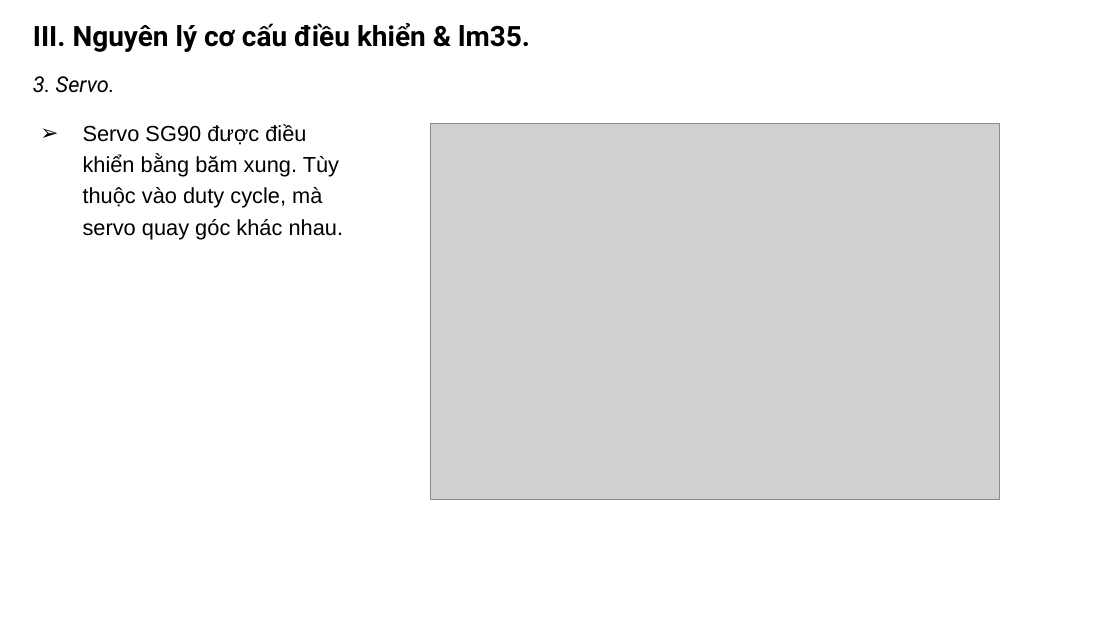
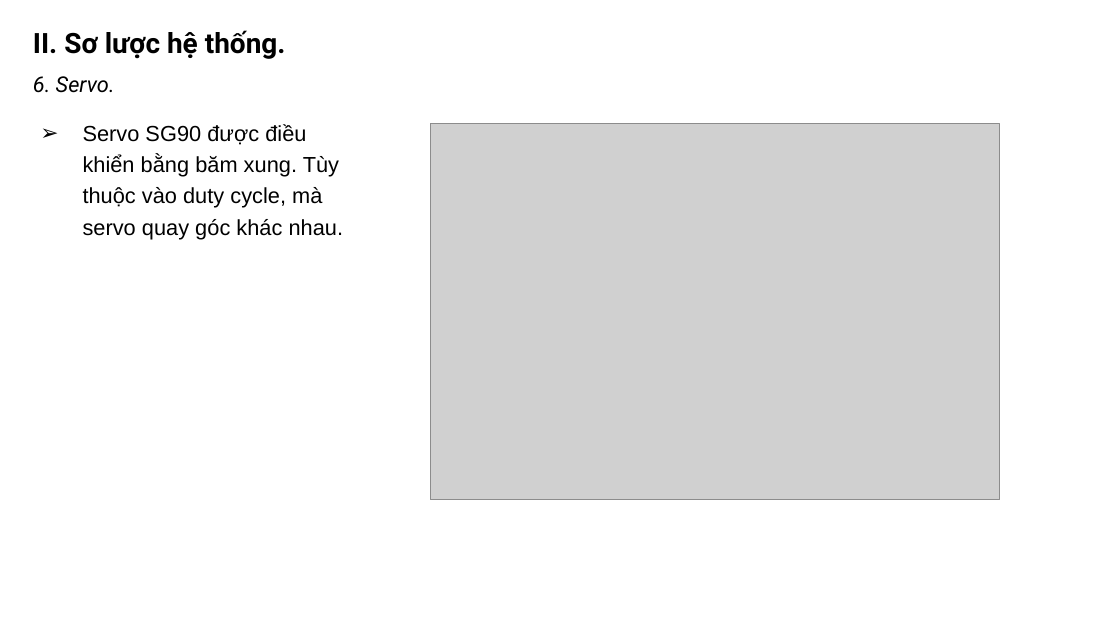
Before and after one commit to khanhnm08/HK_Egg_Incubator, a slide deck: slide 9 of Slide bao cao.pptx. Drawn at 1120x630 pixels with LibreOffice and Linux fonts; fonts in the diff are those of the drawing; grey boxes stand for pictures. Boxes give left, top, right and bottom in pixels: in the first picture for what was removed or moved away, otherwise in the second. Text is boxed around its words. In the diff, an @@ line names an element or a change of style, - is before the commit and + after.

```diff
--- a/Slide bao cao.pptx
+++ b/Slide bao cao.pptx
@@ text removed at [33,23,530,52] @@
-III. Nguyên lý cơ cấu điều khiển & lm35.
@@ text added at [33,30,286,59], 18 pt, text #000000, bold @@
+II. Sơ lược hệ thống.
@@ text at [33,76,115,93]: text changed @@
-3. Servo.
+6. Servo.
```
Also in this commit, not shown: 12 other slides changed, 3 slides added, 6 other files.
